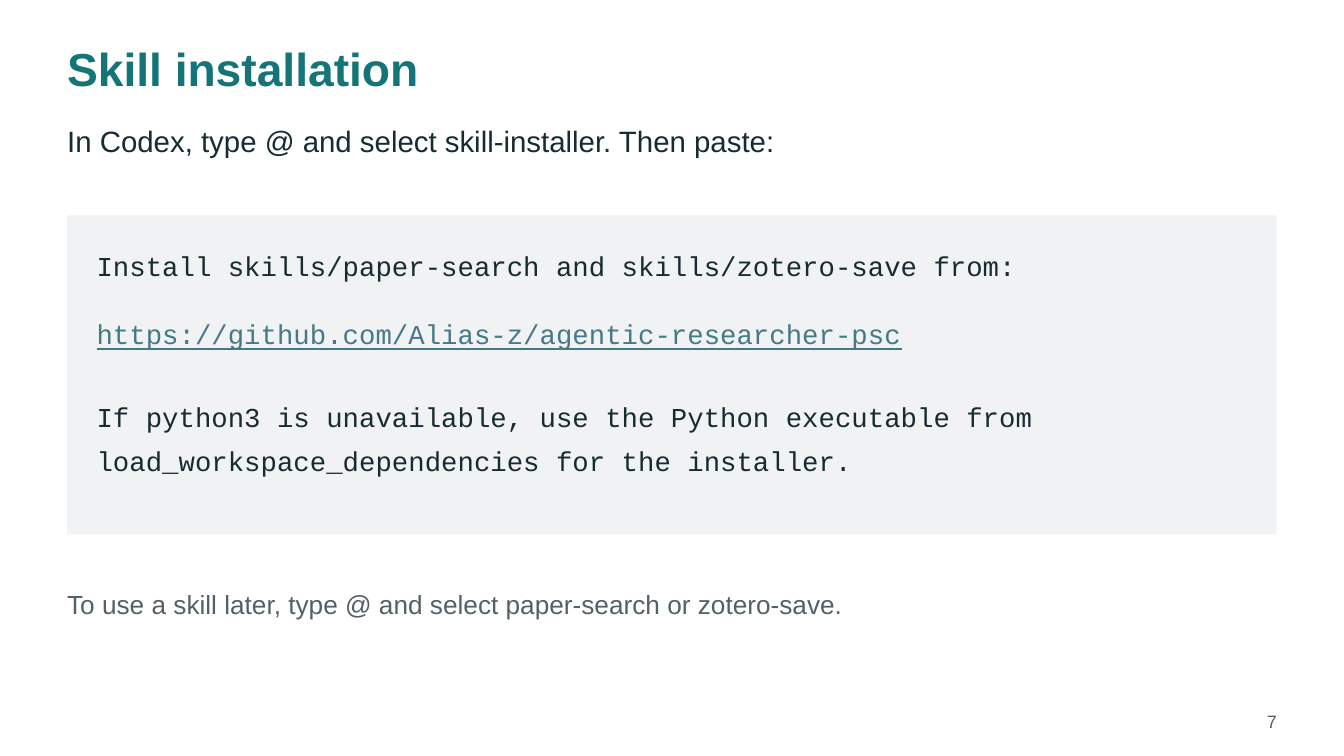
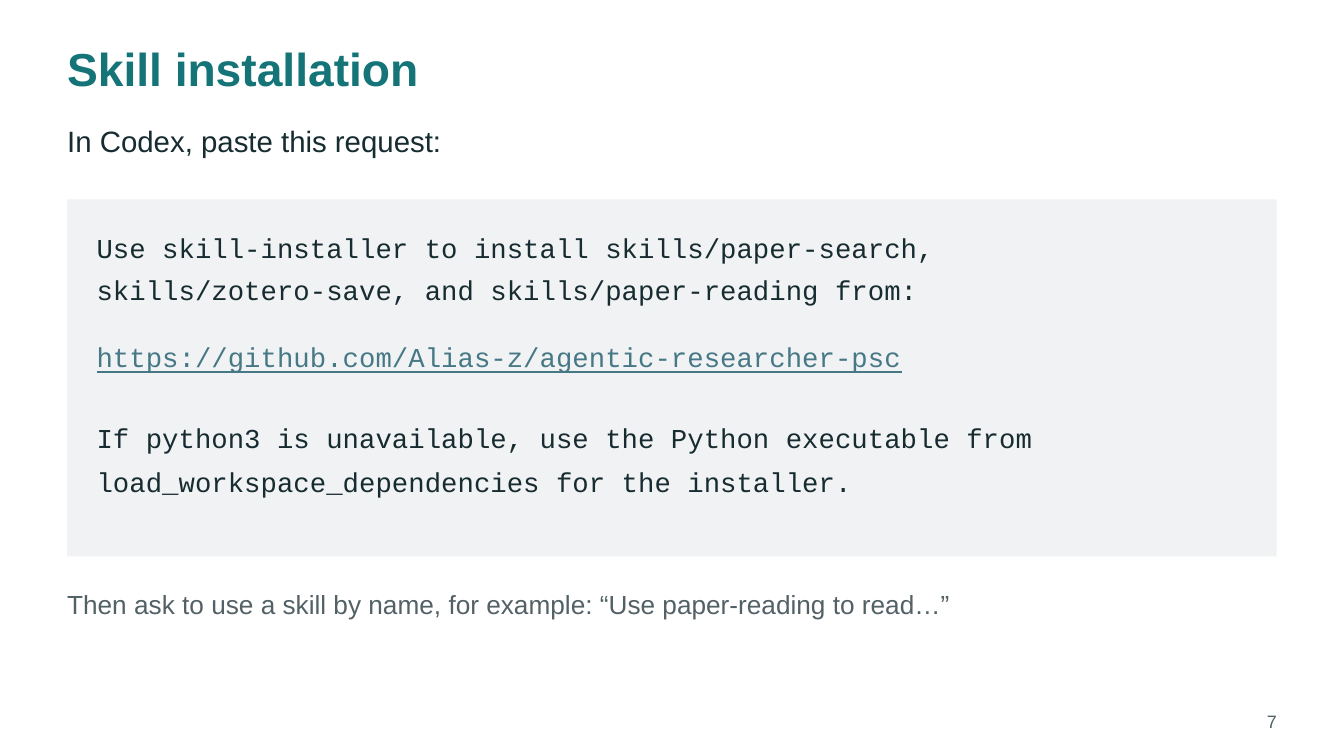
Before and after one commit to Alias-z/agentic-researcher-psc, a slide deck: slide 7 of instructor/slides/setup-guide.pptx. Drawn at 1344x756 pixels with LibreOffice and Linux fonts; fonts in the diff are those of the drawing. Boxes give left, top, right and bottom in pixels: in the first picture for what was removed or moved away, otherwise in the second. Text is boxed around its words. In the diff, an @@ line names an element or a change of style, - is before the commit and + after.

Commit message:
Update setup guides and slides for paper reading

```diff
--- a/instructor/slides/setup-guide.pptx
+++ b/instructor/slides/setup-guide.pptx
@@ text at box(67, 130, 441, 158): text changed @@
-In Codex, type @ and select skill-installer. Then paste:
+In Codex, paste this request:
@@ rectangle: place and size @@
-rectangle at box(68, 216, 1277, 535)
+rectangle at box(68, 200, 1277, 557)
@@ text at box(97, 239, 933, 264): text changed @@
-Install skills/paper-search and skills/zotero-save from:
+Use skill-installer to install skills/paper-search,
@@ text added at box(97, 281, 917, 306), 19.5 pt, text #172C31 @@
+skills/zotero-save, and skills/paper-reading from:
@@ text "https://github.com/Alias-z/agentic-researcher-psc": place and size @@
-text "https://github.com/Alias-z/agentic-researcher-psc" at box(97, 325, 901, 350)
+text "https://github.com/Alias-z/agentic-researcher-psc" at box(97, 348, 901, 373)
@@ text "If python3 is unavailable, use ...": place and size @@
-text "If python3 is unavailable, use ..." at box(97, 408, 1032, 433)
+text "If python3 is unavailable, use ..." at box(97, 429, 1032, 454)
@@ text "load_workspace_dependencies for the installer.": place and size @@
-text "load_workspace_dependencies for the installer." at box(97, 452, 851, 477)
+text "load_workspace_dependencies for the installer." at box(97, 473, 851, 498)
@@ text at box(67, 595, 949, 620): text changed @@
-To use a skill later, type @ and select paper-search or zotero-save.
+Then ask to use a skill by name, for example: “Use paper-reading to read…”
```
Also in this commit, not shown: 3 other slides changed, 2 slides added, 7 other files.
